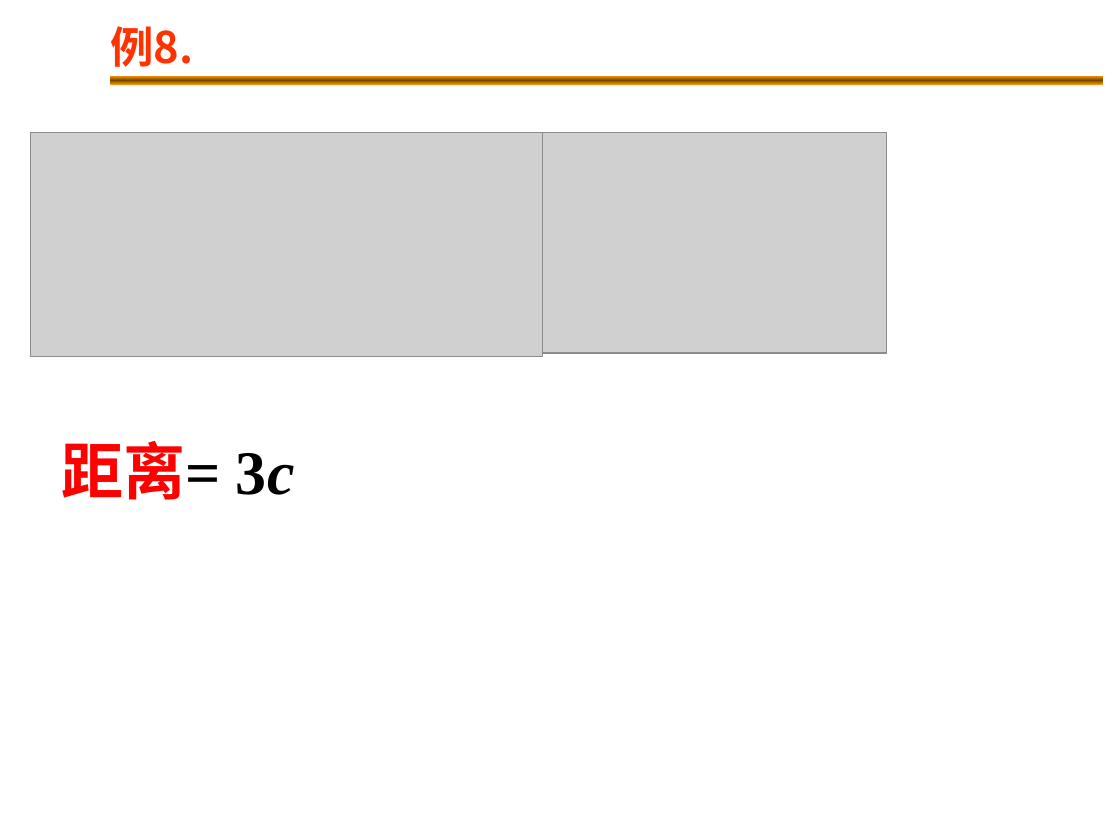
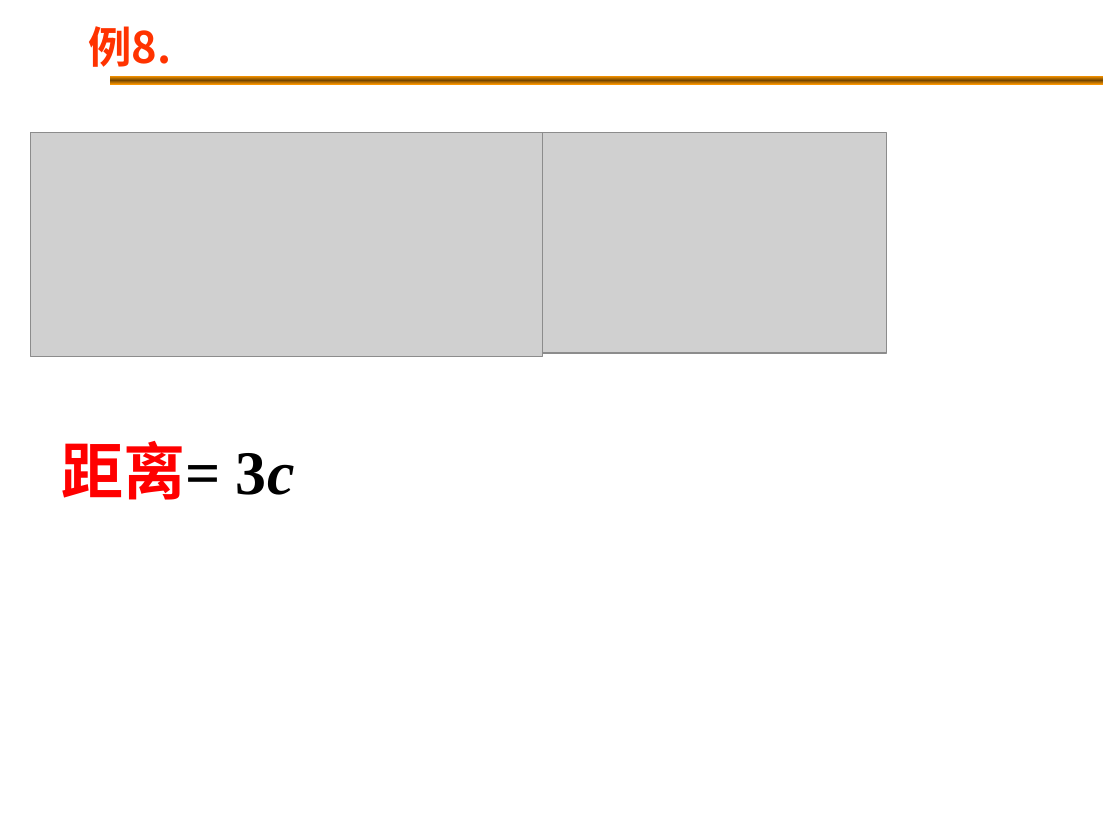
Before and after one commit to Equationzhao/USTB-Course-materials, a slide deck: slide 35 of 大物/量子物理20211222.ppt. Drawn at 1120x837 pixels with LibreOffice and Linux fonts; fonts in the diff are those of the drawing; grey boxes stand for pictures; background and template pictures are left out. Boxes give left, top, right and bottom in pixels: in the first picture for what was removed or moved away, otherwise in the second. Text is boxed around its words. In the diff, an @@ line names an element or a change of style, - is before the commit and + after.

```diff
--- a/大物/量子物理20211222.ppt
+++ b/大物/量子物理20211222.ppt
@@ text "例8.": place and size @@
-text "例8." at (110, 26, 193, 67)
+text "例8." at (88, 26, 171, 67)
```
Also in this commit, not shown: 34 other slides changed, 23 other files.
